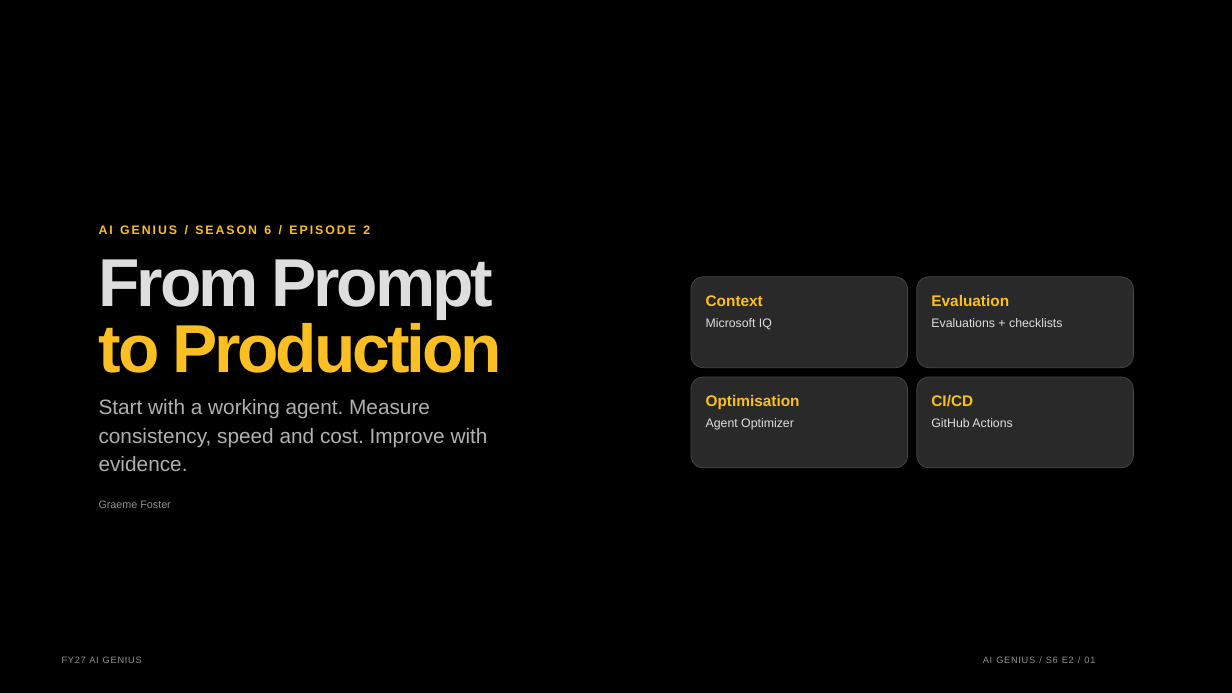
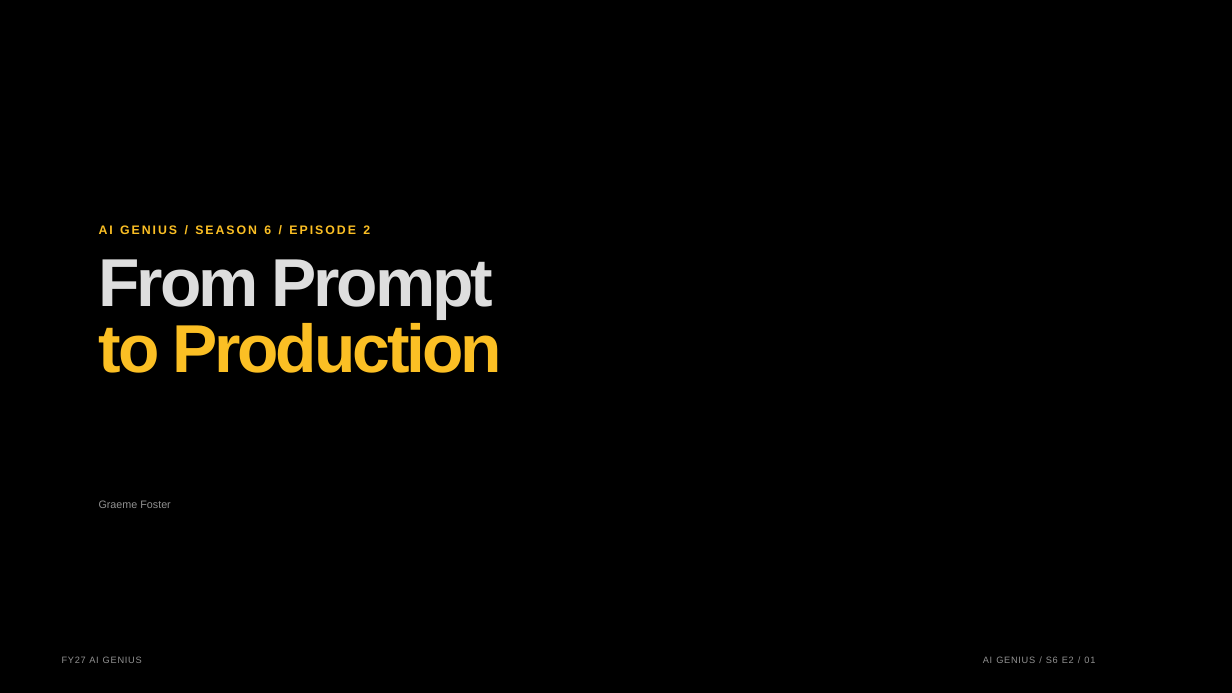
Before and after one commit to graemefoster/FoundryEvalsAndObservability, a slide deck: slide 1 of presentation/presentation.pptx. Drawn at 1232x693 pixels with LibreOffice and Linux fonts; fonts in the diff are those of the drawing; background and template pictures are left out. Boxes give left, top, right and bottom in pixels: in the first picture for what was removed or moved away, otherwise in the second. Text is boxed around its words. In the diff, an @@ line names an element or a change of style, - is before the commit and + after.

```diff
--- a/presentation/presentation.pptx
+++ b/presentation/presentation.pptx
@@ rounded rectangle removed at <box>691,277,908,368</box> @@
@@ text removed at <box>706,295,763,306</box> @@
-Context
@@ rounded rectangle removed at <box>917,277,1133,368</box> @@
@@ text removed at <box>931,295,1009,306</box> @@
-Evaluation
@@ text removed at <box>706,318,772,330</box> @@
-Microsoft IQ
@@ text removed at <box>931,318,1062,327</box> @@
-Evaluations + checklists
@@ rounded rectangle removed at <box>691,377,908,468</box> @@
@@ rounded rectangle removed at <box>917,377,1133,468</box> @@
@@ text removed at <box>99,399,430,419</box> @@
-Start with a working agent. Measure
@@ text removed at <box>706,395,800,409</box> @@
-Optimisation
@@ text removed at <box>706,418,794,430</box> @@
-Agent Optimizer
@@ text removed at <box>931,395,973,407</box> @@
-CI/CD
@@ text removed at <box>931,418,1012,427</box> @@
-GitHub Actions
@@ text removed at <box>99,428,488,447</box> @@
-consistency, speed and cost. Improve with
@@ text removed at <box>99,456,188,471</box> @@
-evidence.
```
Also in this commit, not shown: 3 other slides changed, 9 other files.
